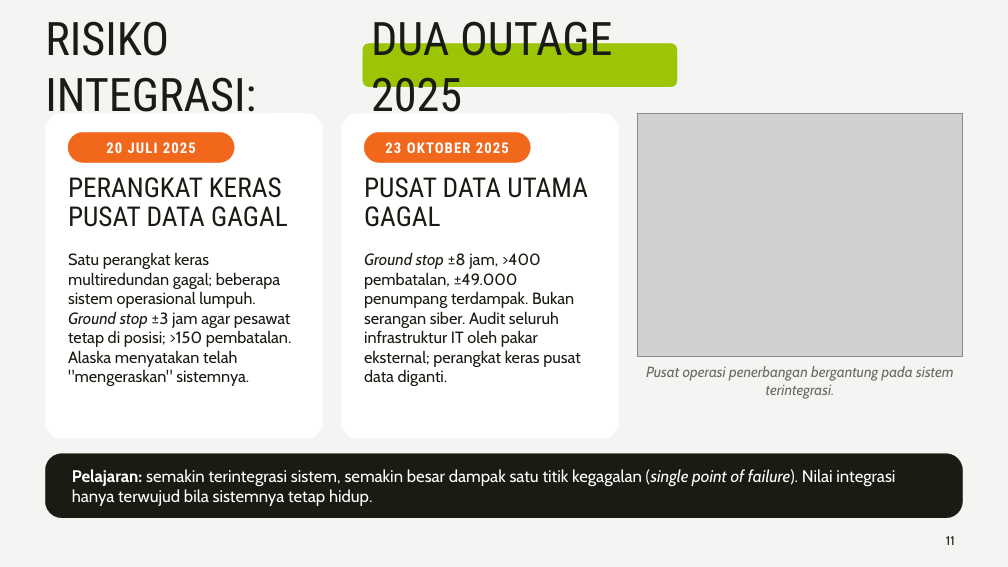
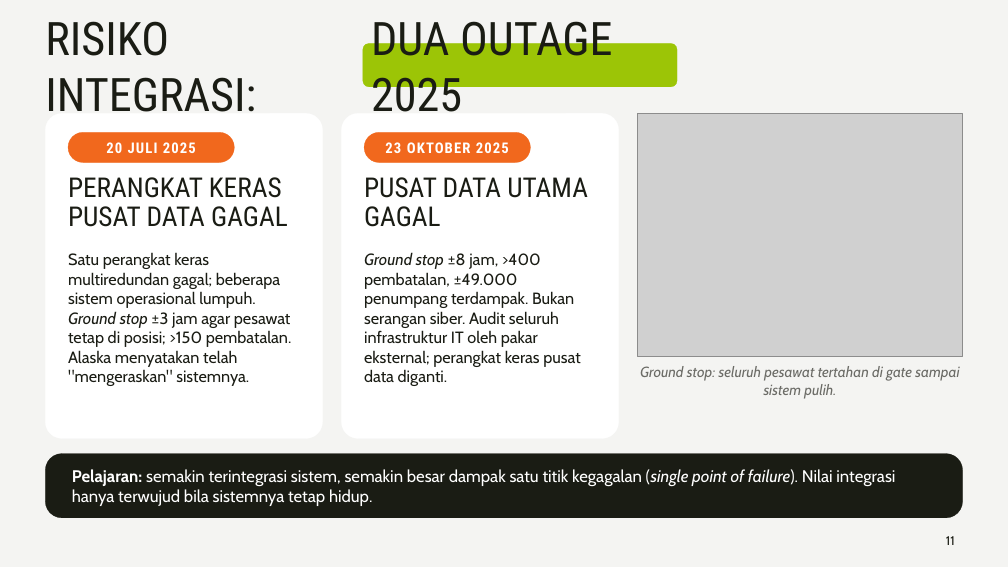
Before and after one commit to aslihabnuri/Dom-Manipulation, a slide deck: slide 11 of presentasi/Planning-and-Control_MRP-ERP-Scheduling_Alaska-Airlines.pptx. Drawn at 1008x567 pixels with LibreOffice and Linux fonts; fonts in the diff are those of the drawing; grey boxes stand for pictures. Boxes give left, top, right and bottom in pixels: in the first picture for what was removed or moved away, otherwise in the second. Text is boxed around its words. In the diff, an @@ line names an element or a change of style, - is before the commit and + after.

```diff
--- a/presentasi/Planning-and-Control_MRP-ERP-Scheduling_Alaska-Airlines.pptx
+++ b/presentasi/Planning-and-Control_MRP-ERP-Scheduling_Alaska-Airlines.pptx
@@ text at [640,366,959,399]: text changed @@
-Pusat operasi penerbangan bergantung pada sistem terintegrasi.
+Ground stop: seluruh pesawat tertahan di gate sampai sistem pulih.
```
Also in this commit, not shown: 3 other files.
